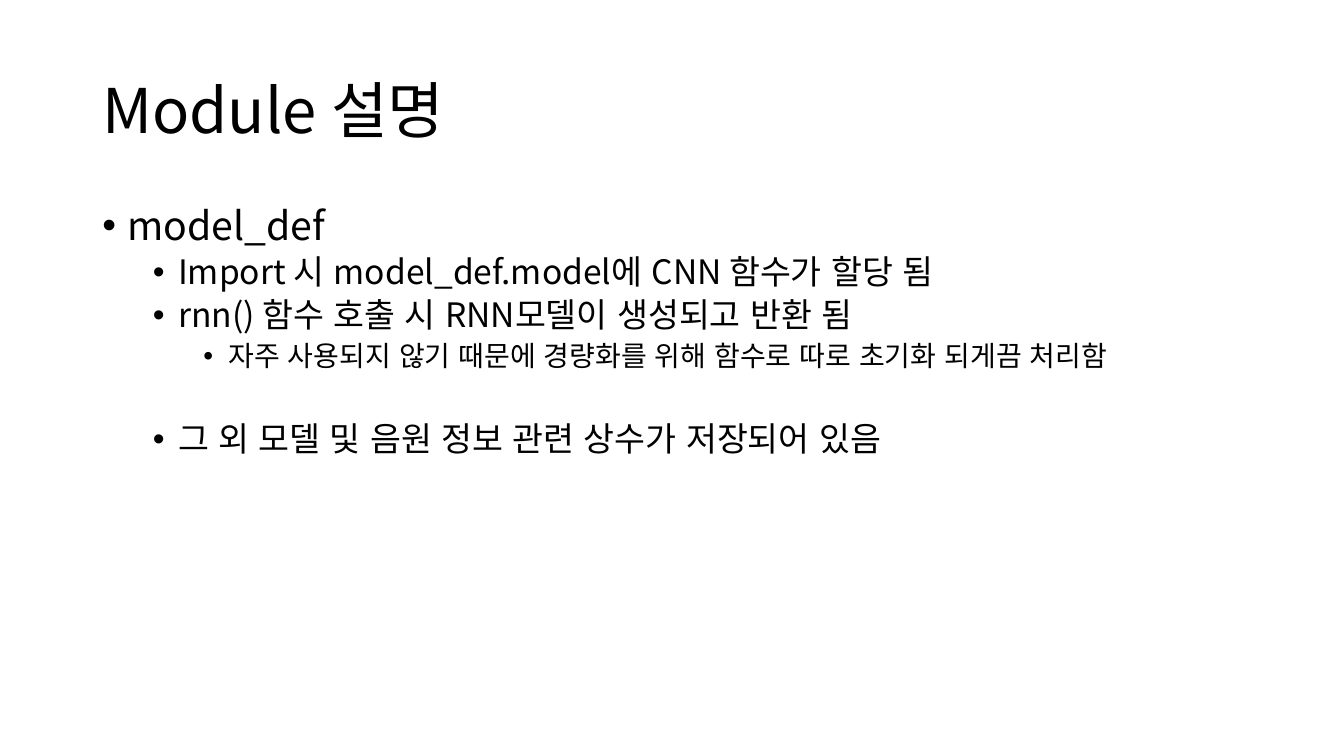
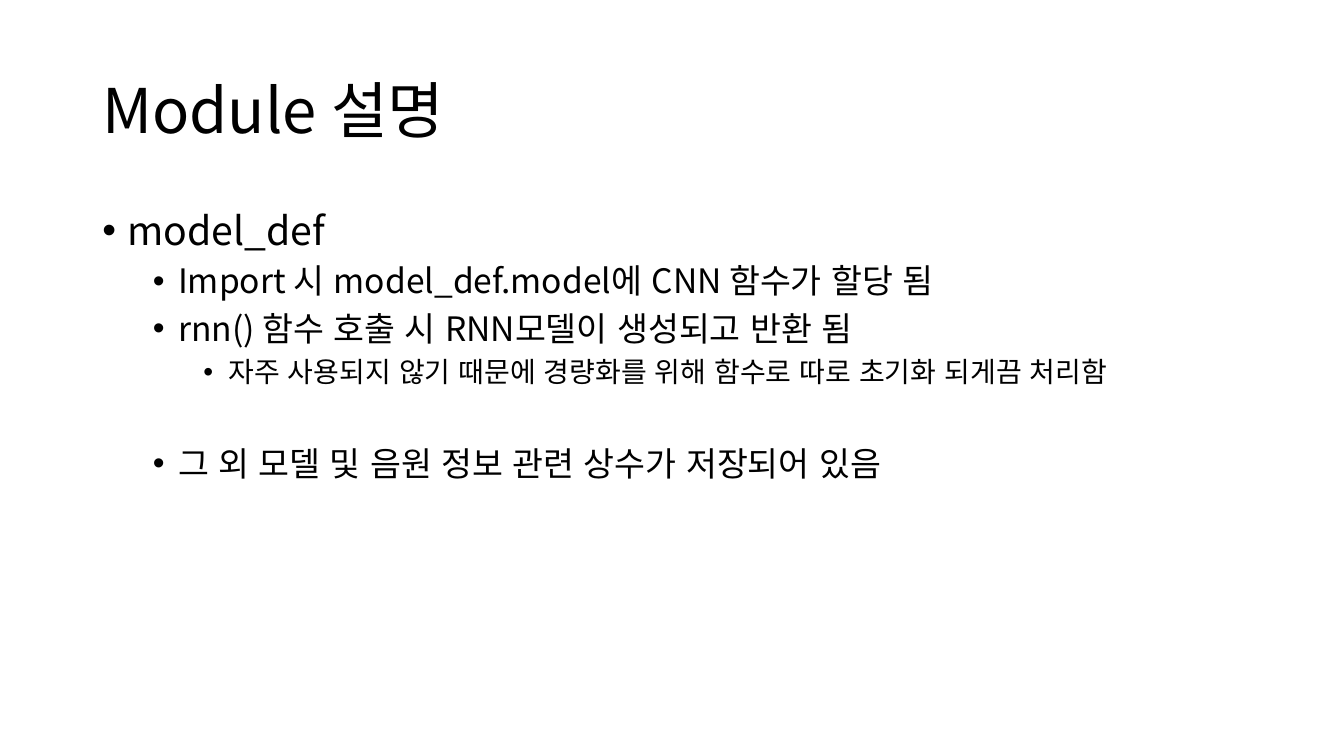
Before and after one commit to cid2rrrr/DRUMMM, a slide deck: slide 8 of 청음지능 인수인계.pptx. Drawn at 1344x756 pixels with LibreOffice and Linux fonts; fonts in the diff are those of the drawing. Boxes give left, top, right and bottom in pixels: in the first picture for what was removed or moved away, otherwise in the second. Text is boxed around its words. In the diff, an @@ line names an element or a change of style, - is before the commit and + after.

```diff
--- a/청음지능 인수인계.pptx
+++ b/청음지능 인수인계.pptx
@@ text "model_def" at <box>128,213,1107,479</box>: line spacing 0.9 to 1 @@
```
Also in this commit, not shown: 6 other slides changed, 1 slide added, 1 slide removed, 2 other files.
